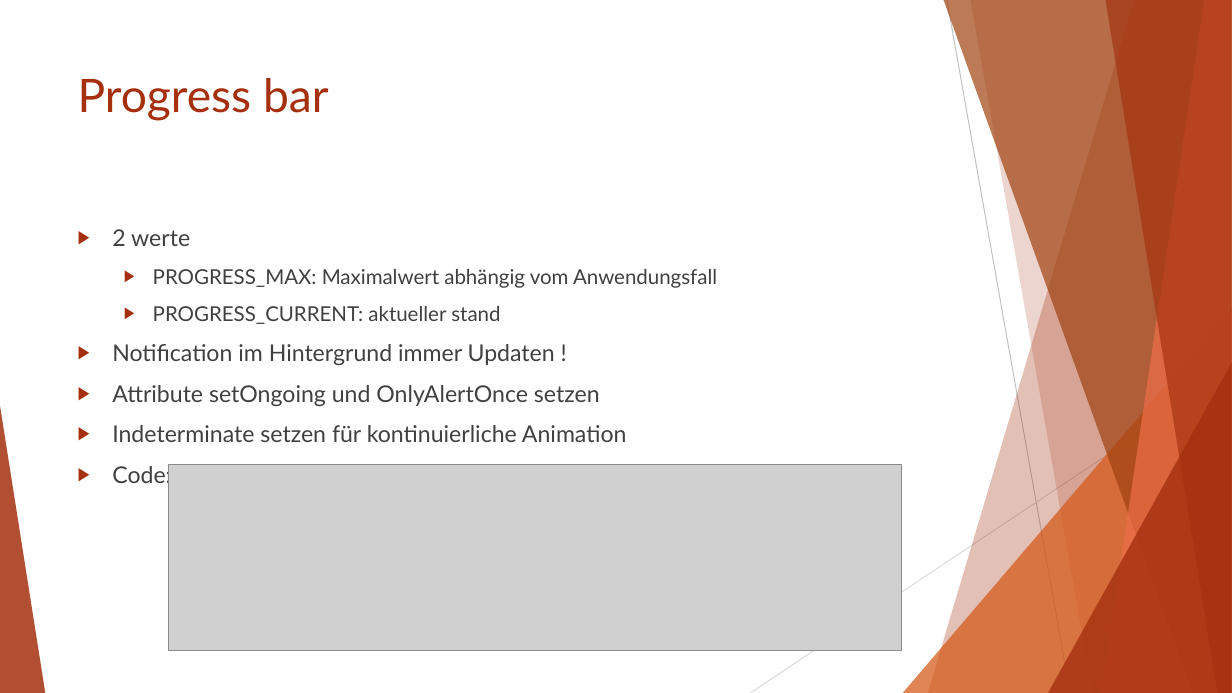
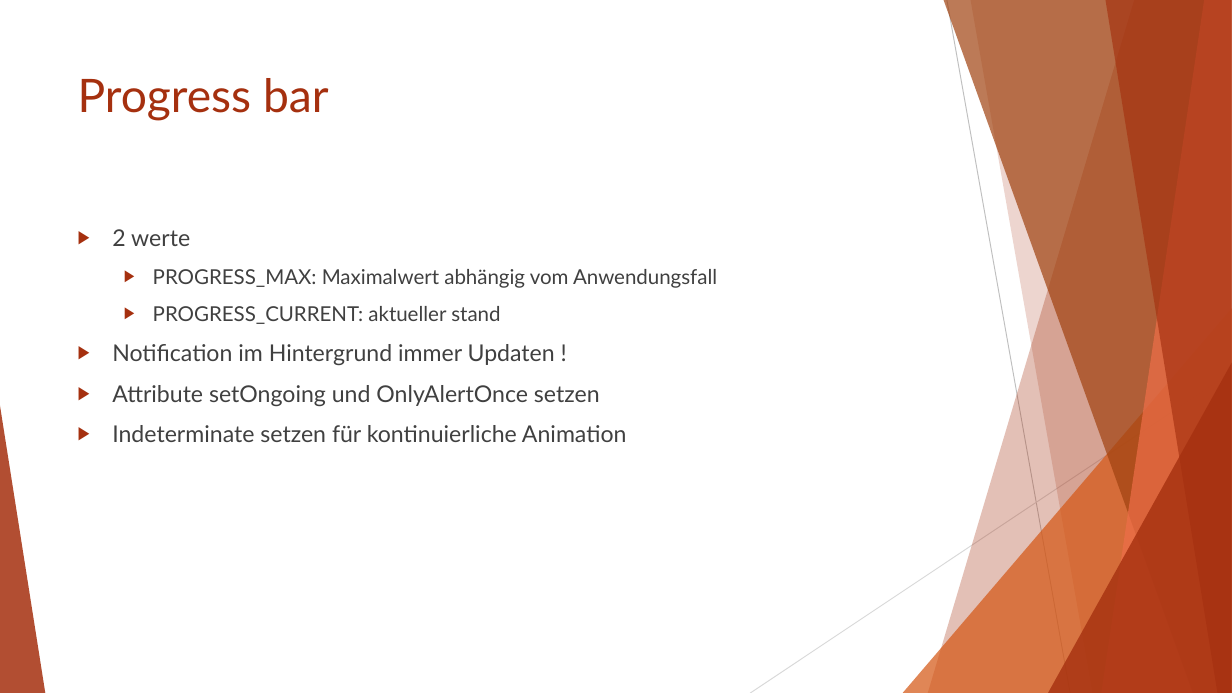
Before and after one commit to Cayleb-Ordo/Notification-Demo, a slide deck: slide 8 of Dokumentation/Präsentation/Push-Notifications.pptx. Drawn at 1232x693 pixels with LibreOffice and Linux fonts; fonts in the diff are those of the drawing; grey boxes stand for pictures. Boxes give left, top, right and bottom in pixels: in the first picture for what was removed or moved away, otherwise in the second. Text is boxed around its words. In the diff, an @@ line names an element or a change of style, - is before the commit and + after.

```diff
--- a/Dokumentation/Präsentation/Push-Notifications.pptx
+++ b/Dokumentation/Präsentation/Push-Notifications.pptx
@@ text at [112,464,171,488]: paragraph removed @@
-▶ Code:
@@ picture removed at [169,465,902,651] @@
```
Also in this commit, not shown: 5 other slides changed, 11 other files.
